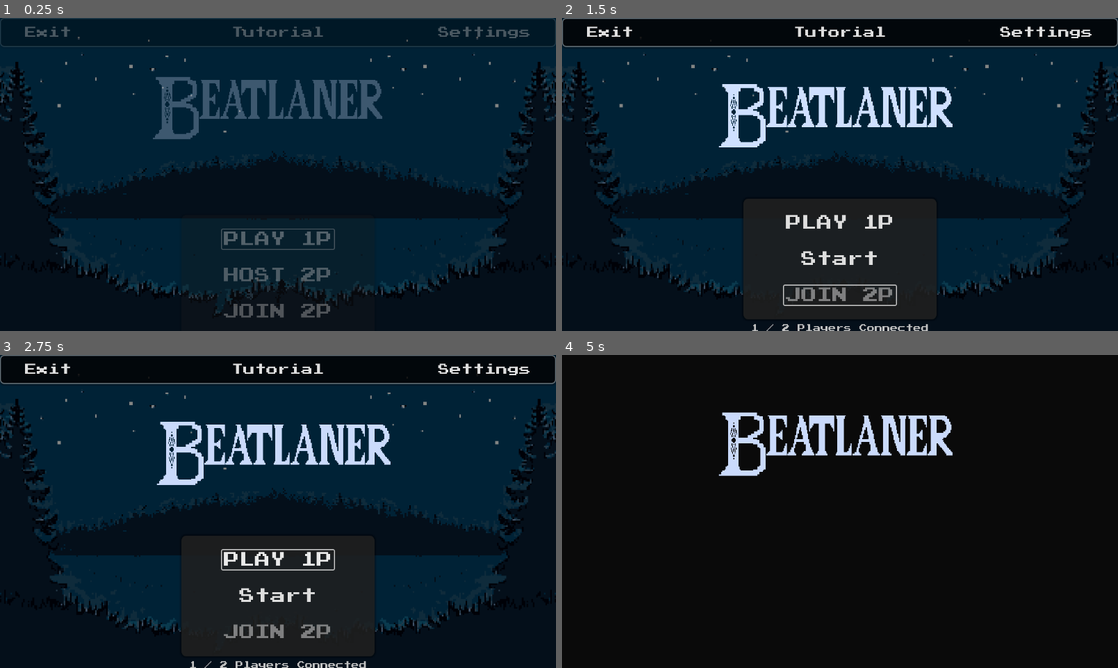
Above: before the commit, frames 1-4 (two rows, left to right).
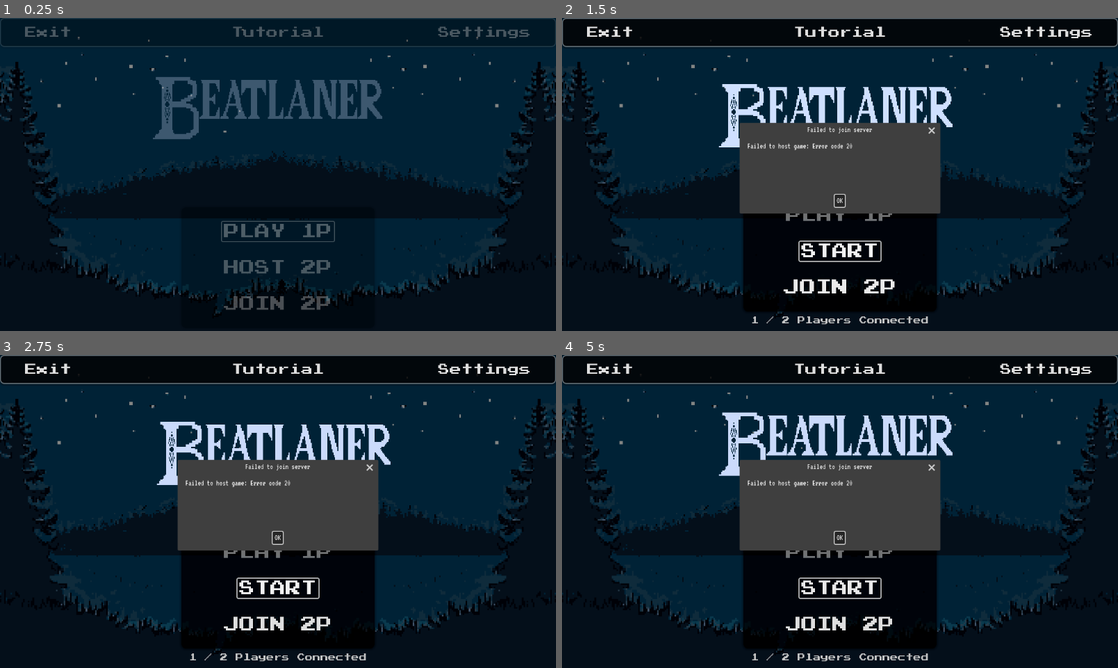
Above: after the commit, the same moments.

Repository: Rice-COMP-460-BB-Group/beatlaner-main
Game: Godot game, scene res://title/titlescreen.tscn
Same seed, same stepped clock (60 frames per second), same inputs: the game is played once before the commit and once after it. Sound files missing from this copy of the repository are replaced by a short silence.
Inputs (mouse positions are in pixels of both pictures, inside the frame that each line leads up to):
- Up to frame 1 (0.25 s): no input
- Up to frame 2 (1.5 s): click "HOST 2P" at 0.5 s; click (840, 287) at 1.25 s, where only the run after the commit has a clickable "JOIN 2P"
- Up to frame 3 (2.75 s): click (278, 558) at 2 s, where only the run before the commit has a clickable "PLAY 1P"
- Up to frame 4 (5 s): click (840, 558) at 2.75 s, where only the run before the commit has a clickable "PLAY 1P"; click "Start" (after the commit: "START") at 3.5 s; click (840, 589) at 4.25 s, where only the run after the commit has a clickable "START"

The runs differ from the first frame. In frame 1, 1.7% of the frame differs, in the area x 39-61%, y 64-96%; in frame 2, 22%; in frame 3, 22%; in frame 4, 52%, in the area x 0-100%, y 0-98%.
Error before the commit: Attempt to call function 'compress' in base 'null instance' on a null instance. (res://title/titlescreen.gd:265)

Commit message:
Fix buttons being enabled

Diff:
--- a/title/titlescreen.gd
+++ b/title/titlescreen.gd
@@ -43,6 +43,7 @@
 	# Set up focus for button navigation
 	$TitleContainer/ButtonsPanel/VBoxContainer/SinglePlayer.grab_focus()
 
+	# Initialize button states
 	$TitleContainer/TopBar/HBoxContainer/Exit.focus_mode = Control.FOCUS_NONE
 	$TitleContainer/TopBar/HBoxContainer/Settings.focus_mode = Control.FOCUS_NONE
 	$TitleContainer/TopBar/HBoxContainer/TutorialButton.focus_mode = Control.FOCUS_NONE
@@ -50,6 +51,9 @@
 	$TitleContainer/ButtonsPanel/VBoxContainer/Start.focus_mode = Control.FOCUS_ALL
 	$TitleContainer/ButtonsPanel/VBoxContainer/Join.focus_mode = Control.FOCUS_ALL
 
+	# Initialize button enabled/disabled states
+	reset_button_states()
+
 	# Hide selector elements initially
 	$SelectHost.mouse_filter = Control.MOUSE_FILTER_IGNORE
 	$SelectJoin.mouse_filter = Control.MOUSE_FILTER_IGNORE
@@ -67,7 +71,7 @@
 		dedicated_server = true
 		DisplayServer.window_set_title("Beatlaner Server")
 		hostGame()
-		$TitleContainer/ButtonsPanel/VBoxContainer/Start.text = "Start"
+		$TitleContainer/ButtonsPanel/VBoxContainer/Start.text = "START"
 
 	if "--auto" in OS.get_cmdline_args() and !dedicated_server:
 		peer = ENetMultiplayerPeer.new()
@@ -110,7 +114,9 @@
 		hostGame()
 		if !dedicated_server:
 			SendPlayerInformation("", multiplayer.get_unique_id())
-		$TitleContainer/ButtonsPanel/VBoxContainer/Start.text = "Start"
+		$TitleContainer/ButtonsPanel/VBoxContainer/Start.text = "START"
+		# Disable SinglePlayer when hosting - prevent conflicts
+		$TitleContainer/ButtonsPanel/VBoxContainer/SinglePlayer.disabled = true
 	else:
 		$Background.stop()
 		$TitleContainer/ButtonsPanel/VBoxContainer/Start.disabled = true
@@ -156,6 +162,8 @@
 # called only from clients
 func connected_to_server():
 	$TitleContainer/ButtonsPanel/VBoxContainer/Start.disabled = true
+	# Disable SinglePlayer when connected - prevent conflicts
+	$TitleContainer/ButtonsPanel/VBoxContainer/SinglePlayer.disabled = true
 	print("connected To Sever!")
 	SendPlayerInformation.rpc_id(1, "", multiplayer.get_unique_id())
 	$TitleContainer/ButtonsPanel/VBoxContainer/Join.text = "Disconnect"
@@ -164,6 +172,8 @@
 func connection_failed():
 	print("Connection Failed!")
 	$ErrorDialog.dialog_text = "Failed to connect to server %s" % ($JoinIP/VBoxContainer/IPInput.text)
+	# Re-enable buttons on connection failure
+	reset_button_states()
 	$ErrorDialog.popup()
 
 @rpc("any_peer")
@@ -189,6 +199,8 @@
 	if GameManager.Players.size() < 2 && !("--auto" in OS.get_cmdline_args()) && !single_player_mode:
 		print("Not enough players to start!")
 		$ErrorDialog.dialog_text = "Not enough players to start!"
+		# Re-enable Start button if there aren't enough players
+		$TitleContainer/ButtonsPanel/VBoxContainer/Start.disabled = false
 		$ErrorDialog.popup()
 		return # Stop if there are less than 2 players
 	$Confirm.play()
@@ -197,7 +209,7 @@
 	var panel_tween = create_tween().set_parallel()
 	panel_tween.tween_property($TitleContainer/ButtonsPanel, "modulate:a", 0.0, 0.5).set_ease(Tween.EASE_IN)
 	panel_tween.tween_property($TitleContainer/TopBar, "modulate:a", 0.0, 0.5).set_ease(Tween.EASE_IN)
-	panel_tween.tween_property($BackgroundContainer/"Nature Art", "modulate:a", 0.0, 1.0).set_ease(Tween.EASE_IN)
+	panel_tween.tween_property($BackgroundContainer / "Nature Art", "modulate:a", 0.0, 1.0).set_ease(Tween.EASE_IN)
 
 	await panel_tween.finished
 	await $Confirm.finished
@@ -225,10 +237,17 @@
 	$TitleContainer/ButtonsPanel/ConnectedCount.show()
 	$TitleContainer/ButtonsPanel/ConnectedCount.text = "%s / 2 Players Connected" % (GameManager.Players.size())
 	$TitleContainer/ButtonsPanel/VBoxContainer/Join.disabled = true
+	# Disable SinglePlayer to avoid conflicts
+	$TitleContainer/ButtonsPanel/VBoxContainer/SinglePlayer.disabled = true
+
 	peer = ENetMultiplayerPeer.new()
 	var error = peer.create_server(port, 4)
 	if error != OK:
 		print("cannot host: " + str(error))
+		# Re-enable buttons if hosting fails
+		reset_button_states()
+		$ErrorDialog.dialog_text = "Failed to host game: Error code " + str(error)
+		$ErrorDialog.popup()
 		return
 	peer.get_host().compress(ENetConnection.COMPRESS_RANGE_CODER)
 
@@ -260,6 +279,10 @@
 	# Add button press effect
 	button_press_effect($TitleContainer/ButtonsPanel/VBoxContainer/SinglePlayer)
 
+	# Disable other buttons to prevent conflicts
+	$TitleContainer/ButtonsPanel/VBoxContainer/Start.disabled = true
+	$TitleContainer/ButtonsPanel/VBoxContainer/Join.disabled = true
+
 	peer = ENetMultiplayerPeer.new()
 	peer.create_client("localhost", port)
 	peer.get_host().compress(ENetConnection.COMPRESS_RANGE_CODER)
@@ -270,7 +293,8 @@
 		peer.close()
 		multiplayer.set_multiplayer_peer(null)
 		$TitleContainer/ButtonsPanel/VBoxContainer/Join.text = "Join"
-		$TitleContainer/ButtonsPanel/VBoxContainer/Start.disabled = false
+		# Re-enable all buttons after disconnecting
+		reset_button_states()
 		return
 
 	# Add button press effect
@@ -390,3 +414,13 @@
 # Add a new function for tutorial button mouse exited
 func _on_tutorial_button_mouse_exited():
 	pass
+
+# Reset all buttons to their default enabled/disabled states
+func reset_button_states():
+	$TitleContainer/ButtonsPanel/VBoxContainer/SinglePlayer.disabled = false
+	$TitleContainer/ButtonsPanel/VBoxContainer/Start.disabled = false
+	$TitleContainer/ButtonsPanel/VBoxContainer/Join.disabled = false
+
+# Add error dialog close handler to ensure buttons are re-enabled
+func _on_error_dialog_close():
+	reset_button_states()
--- a/title/titlescreen.tscn
+++ b/title/titlescreen.tscn
@@ -44,7 +44,7 @@
 color_ramp = SubResource("GradientTexture1D_7y256")
 
 [sub_resource type="StyleBoxFlat" id="StyleBoxFlat_xtllw"]
-bg_color = Color(0.141176, 0.141176, 0.141176, 0.815686)
+bg_color = Color(0, 0, 0, 0.592157)
 corner_radius_top_left = 10
 corner_radius_top_right = 10
 corner_radius_bottom_right = 10
@@ -166,9 +166,9 @@
 anchor_right = 0.5
 anchor_bottom = 0.5
 offset_left = -200.0
-offset_top = 50.0
+offset_top = 34.0
 offset_right = 200.0
-offset_bottom = 300.0
+offset_bottom = 284.0
 grow_horizontal = 2
 grow_vertical = 2
 theme_override_styles/panel = SubResource("StyleBoxFlat_xtllw")
@@ -222,7 +222,6 @@
 flat = true
 
 [node name="ConnectedCount" type="Label" parent="TitleContainer/ButtonsPanel"]
-visible = false
 layout_mode = 1
 anchors_preset = 12
 anchor_top = 1.0
